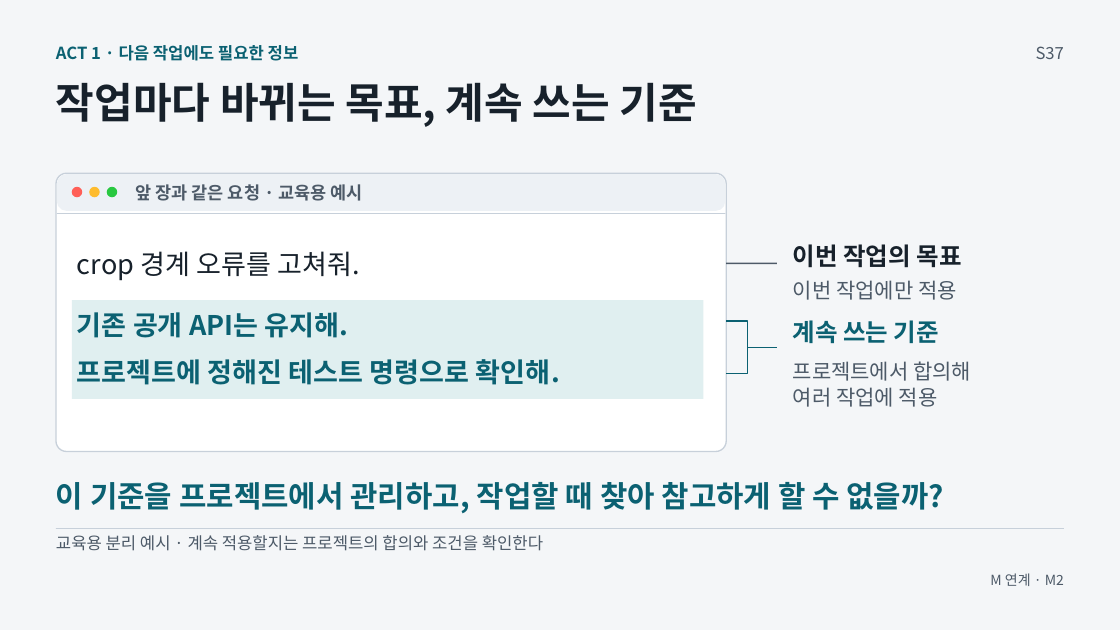
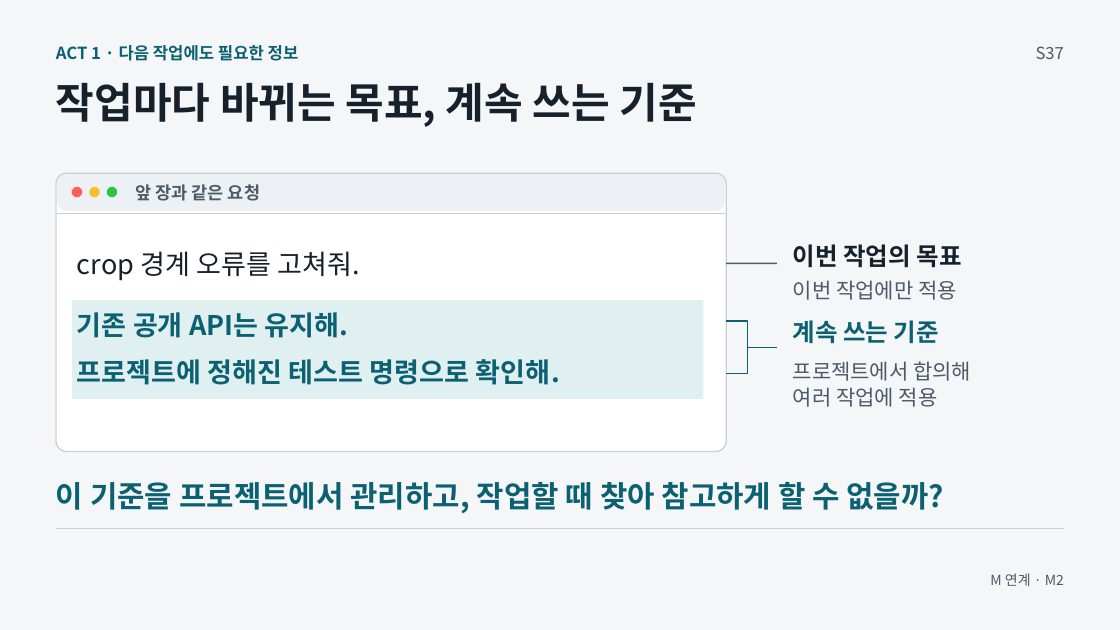
Before and after one commit to GideokKim/ai-dev-training, a slide deck: slide 23 of production/ACT_1.pptx. Drawn at 1120x630 pixels with LibreOffice and Linux fonts; fonts in the diff are those of the drawing. Boxes give left, top, right and bottom in pixels: in the first picture for what was removed or moved away, otherwise in the second. Text is boxed around its words. In the diff, an @@ line names an element or a change of style, - is before the commit and + after.

```diff
--- a/production/ACT_1.pptx
+++ b/production/ACT_1.pptx
@@ text at bbox=[136, 184, 260, 201]: text changed @@
-앞 장과 같은 요청 · 교육용 예시
+앞 장과 같은 요청
@@ text removed at bbox=[56, 535, 543, 551] @@
-교육용 분리 예시 · 계속 적용할지는 프로젝트의 합의와 조건을 확인한다
```
Also in this commit, not shown: 6 other slides changed, 39 other files.
